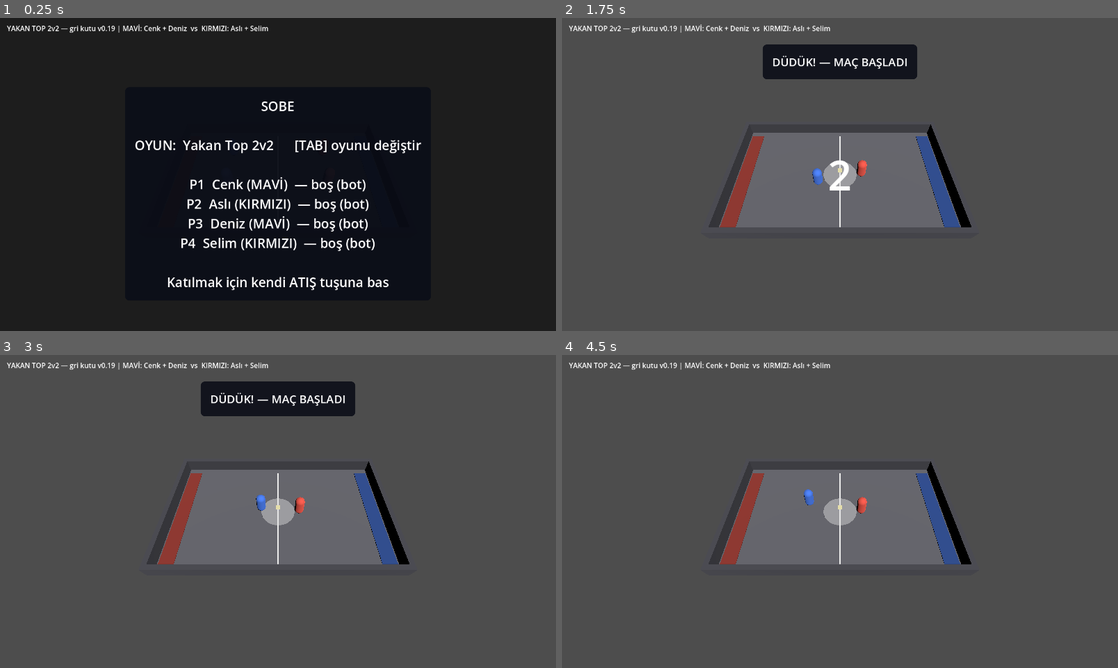
Above: before the commit, frames 1-4 (two rows, left to right).
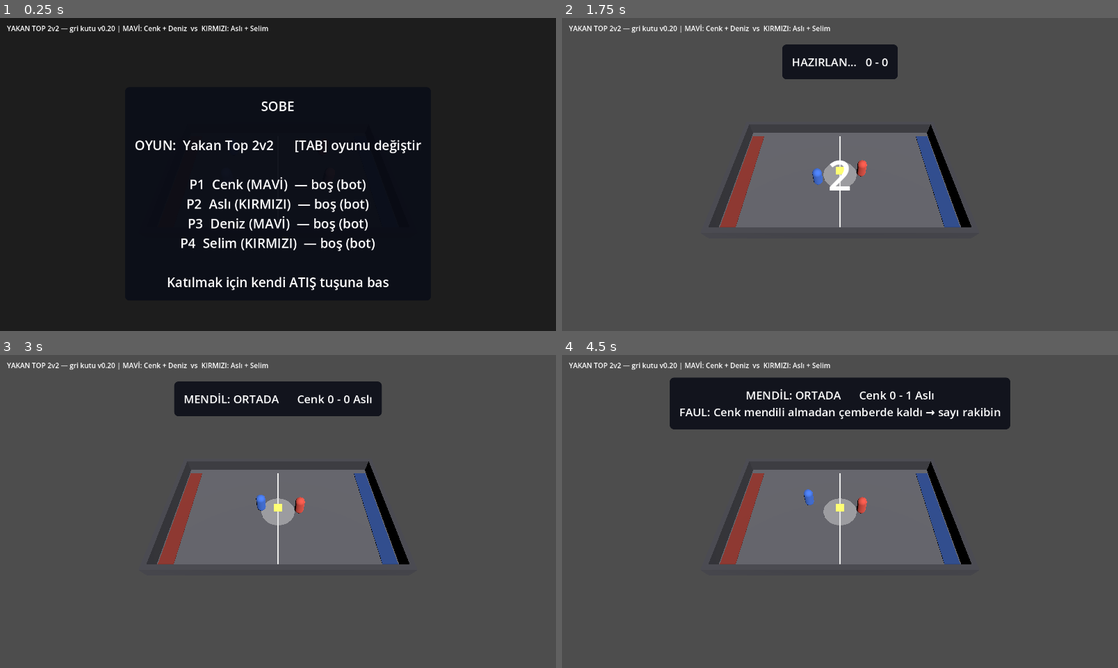
Above: after the commit, the same moments.

Repository: Mchd2323/Sobe
Game: Godot game, scene res://main.tscn
Same seed, same stepped clock (60 frames per second), same inputs: the game is played once before the commit and once after it.
Inputs:
- Up to frame 1 (0.25 s): no input
- Up to frame 2 (1.75 s): tap Enter at 0.5, 1.35 s; hold D 0.53-1.28 s; hold Tab 0.53-1.28 s; tap Space at 0.77, 1.25, 1.52 s; hold S from 1.28 s (still down)
- Up to frame 3 (3 s): release S at 2.03 s; hold D 2.03-2.78 s; hold Tab 2.03-2.78 s; hold W from 2.78 s (still down); tap Enter at 2.85 s
- Up to frame 4 (4.5 s): tap Space at 3.02, 3.77 s; release W at 3.53 s; hold Tab 3.53-4.28 s; hold A from 3.53 s (still down); tap Enter at 4.25, 4.35 s

The runs differ from the first frame. In frame 1, less than 0.1% of the frame differs, in the area x 19-21%, y 2-5%; in frame 2, 1.2%; in frame 3, 1.5%; in frame 4, 10%, in the area x 19-81%, y 2-50%.

Commit message:
Mendil gorunur oldu: durum satiri, olay mesajlari, 3B kapma
Kullanici: 'Mendil tutulmuyor ayrica hareketler belli degil.'

Mendil aslinda tasiniyordu; sorun HICBIR GERI BILDIRIM OLMAMASIYDI. Kim aldi,
karsilasma ne zaman oldu, hangi hamle yapildi, sayi neden degisti - hicbiri
ekranda yoktu. Gorunmeyen kural yok sayilir.

- RoundBase.get_status_text() sozlesmeye eklendi: tur ne olup bittigini kendi
  anlatir, Main sadece cizer.
- Ust seritte canli durum: 'MENDIL: Cenk   Cenk 2 - 1 Asli'
- Karsilasma ani: 'KARSILASMA!'
- Sonuc satiri: 'Cenk DURAKLADI <-> Asli SAGA ATILDI -> KACTI!'
- Faul, kapis ve sure asimi da yaziliyor.
- Mendil buyutuldu (0.4 -> 0.75 m) ve parlatildi, tasiyanin basinin ustunde.

GERCEK HATA: kapma yalniz x mesafesine bakiyordu, yanal kayikligi hic
saymiyordu - yandan gecen de mendili kapabiliyordu. 3B mesafeye cevrildi.

Regresyonlar temiz: yakan top SKOR OK, cekirdek denge GECTI, brifing GECTI,
mendil maci bitiyor.

Co-Authored-By: Claude Opus 5 <noreply@anthropic.com>
Claude-Session: https://claude.ai/code/session_01MTxNxqcJsn6a9ejp78rqrm

Diff:
--- a/scripts/constants.gd
+++ b/scripts/constants.gd
@@ -50,7 +50,7 @@
 
 # GDD §4 dört arkadaş. Koltuk sırası takımı belirler: 0,2 = MAVİ | 1,3 = KIRMIZI
 # Ekranda gösterilen yapı etiketi. TEK YER — elle başka yere yazma.
-const BUILD_LABEL := "v0.19"
+const BUILD_LABEL := "v0.20"
 
 # --- MENDİL KAPMACA (B1 — kaçış düellosu) ---
 # Diziliş: koşucu kendi grubunun TERS hizasında başlar; mendili kapınca rakibin
--- a/scripts/main.gd
+++ b/scripts/main.gd
@@ -94,6 +94,9 @@
 		elif flow.phase == GameFlow.Phase.PLAYING and _human_burned():
 			# Mezarlık sahanın KARŞI ucundadır; oyuncu kendini kaybetmesin.
 			_set_banner("YANDIN — mezarlıktasın: sahanın KARŞI ucunda, koyu renkli olansın")
+		elif flow.phase == GameFlow.Phase.PLAYING and current_round.get_status_text() != "":
+			# Tur ne olup bittiğini kendi anlatır (kim mendilde, hangi hamle, sonuç).
+			_set_banner(current_round.get_status_text())
 		elif _banner_label.text.find("DENEME") != -1 or _banner_label.text.find("YANDIN") != -1:
 			_set_banner("")
 
--- a/scripts/mendil_round.gd
+++ b/scripts/mendil_round.gd
@@ -43,6 +43,8 @@
 var _eng_tell := 0.0
 var _recovery := 0.0      # ıskalayan kovalayanın toparlanma süresi
 var _mendil_timer := 0.0  # anti-stall
+var _olay := ""          # son olayın ekrandaki karşılığı
+var _olay_t := 0.0
 var _kacan_bot := DuelEncounter.KacanBot.new()
 var _kov_bot := DuelEncounter.KovalayanBot.new()
 var bluff_points := 0     # ölçüm: rakibi çembere sokarak alınan sayı
@@ -107,10 +109,13 @@
 	if _mendil == null:
 		_mendil = MeshInstance3D.new()
 		var m := BoxMesh.new()
-		m.size = Vector3(0.4, 0.06, 0.4)
+		m.size = Vector3(0.75, 0.12, 0.75)     # gri kutuda görünmeyen nesne yok sayılır
 		_mendil.mesh = m
 		var mat := StandardMaterial3D.new()
-		mat.albedo_color = Color(0.97, 0.94, 0.72)
+		mat.albedo_color = Color(1.0, 0.95, 0.35)
+		mat.emission_enabled = true
+		mat.emission = Color(1.0, 0.85, 0.2)
+		mat.emission_energy_multiplier = 1.6
 		_mendil.material_override = mat
 		root.add_child(_mendil)
 	_place_all()
@@ -200,9 +205,29 @@
 		return
 	_begin_reset()
 
+func _olay_yaz(t: String) -> void:
+	_olay = t
+	_olay_t = 2.0
+
+func get_status_text() -> String:
+	if _resetting:
+		return "HAZIRLAN...   %d - %d" % [_points[0], _points[1]]
+	var kim: String = carrier.char_name() if carrier != null else "ORTADA"
+	var s := "MENDİL: %s      %s %d - %d %s" % [kim,
+		duelists[0].char_name(), _points[0], _points[1], duelists[1].char_name()]
+	if engaged:
+		s += "\n\u25b6 KARŞILAŞMA!"
+	if _olay != "":
+		s += "\n" + _olay
+	return s
+
 func _process(delta: float) -> void:
 	if _game == null or not _game.round_active:
 		return
+	if _olay_t > 0.0:
+		_olay_t -= delta
+		if _olay_t <= 0.0:
+			_olay = ""
 	if _resetting:
 		_reset_timer -= delta
 		if _reset_timer <= 0.0:
@@ -211,7 +236,7 @@
 		return
 
 	if carrier != null and _mendil != null:
-		_mendil.global_position = carrier.global_position + Vector3.UP * 1.1
+		_mendil.global_position = carrier.global_position + Vector3.UP * 1.45
 
 	if practice:
 		_try_grab()
@@ -226,7 +251,8 @@
 	if carrier != null:
 		_mendil_timer += delta
 		if _mendil_timer > Cfg.MENDIL_TIMER:
-			_begin_reset()          # anti-stall: kimse karşılaşmadı, mendil ortaya
+			_olay_yaz("SÜRE DOLDU — mendil ortaya döndü")
+			_begin_reset()
 			return
 		_hiz_ayarla()
 		if engaged:
@@ -246,6 +272,7 @@
 			_in_circle_t[i] += delta
 			if _in_circle_t[i] > Cfg.MENDIL_FOUL_GRACE:
 				# Çemberde kapmadan oyalandı: sayı rakibin.
+				_olay_yaz("FAUL: %s mendili almadan çemberde kaldı → sayı rakibin" % d.char_name())
 				_score(1 - i, "blof")
 				return
 		else:
@@ -255,8 +282,11 @@
 	if carrier != null:
 		return
 	for d in duelists:
-		if absf(d.global_position.x - mendil_x()) <= Cfg.MENDIL_GRAB_R:
+		# 3B mesafe: sadece x'e bakmak yanlıştı — yandan geçen de kapıyordu.
+		var mp := Vector3(mendil_x(), d.global_position.y, 0.0)
+		if d.global_position.distance_to(mp) <= Cfg.MENDIL_GRAB_R:
 			carrier = d
+			_olay_yaz("%s MENDİLİ KAPTI — çizgine koş!" % d.char_name())
 			carrier.speed_mul = Cfg.MENDIL_CARRY_SPEED
 			# Kaçış şeridi kapış anında gizlice seçilir; savunmacı sonra okur.
 			_mendil_timer = 0.0
@@ -355,6 +385,17 @@
 		hm = ins[0]
 
 	var sonuc: int = DuelEncounter.resolve(_eng_runner_move, hm, erken)
+	var ad := {
+		DuelEncounter.Kacan.KIRMA_SOL: "SOLA KIRDI", DuelEncounter.Kacan.KIRMA_SAG: "SAĞA KIRDI",
+		DuelEncounter.Kacan.KAYMA: "KAYDI", DuelEncounter.Kacan.DURAKLAMA: "DURAKLADI"}
+	var kad := {
+		DuelEncounter.Kovalayan.LUNGE_L: "SOLA ATILDI", DuelEncounter.Kovalayan.LUNGE_R: "SAĞA ATILDI",
+		DuelEncounter.Kovalayan.LUNGE_DUZ: "DÜZ ATILDI", DuelEncounter.Kovalayan.POZISYON: "BEKLEDİ"}
+	var sonuc_ad := {
+		DuelEncounter.Sonuc.YAKALANDI: "YAKALANDI!",
+		DuelEncounter.Sonuc.KACTI: "KAÇTI!", DuelEncounter.Sonuc.CEKISME: "çekişme"}
+	_olay_yaz("%s %s  ↔  %s %s  →  %s" % [
+		carrier.char_name(), ad[_eng_runner_move], opp.char_name(), kad[hm], sonuc_ad[sonuc]])
 	match sonuc:
 		DuelEncounter.Sonuc.YAKALANDI:
 			if Cfg.MENDIL_MUTUAL_BURN:
--- a/scripts/round_base.gd
+++ b/scripts/round_base.gd
@@ -17,6 +17,11 @@
 # Bu tura uygun bot beynini üretir. Beyin seçimi Main'in değil TURUN işidir:
 # yakan topun dodge çekirdeği ile mendilin duel çekirdeği aynı şey değildir.
 # Beyin arayüzü: think(delta) + .move (Vector2) + consume_action() -> bool
+# Oyun sırasında ekranda gösterilecek durum satırı (kim ne yapıyor).
+# Gri kutuda okunabilirlik sanattan önce gelir: görünmeyen kural yok demektir.
+func get_status_text() -> String:
+	return ""
+
 # Bu tur sahaya top ister mi? (mendil kapmacada top yok)
 func needs_ball() -> bool:
 	return true
Not shown, changed: README.md
